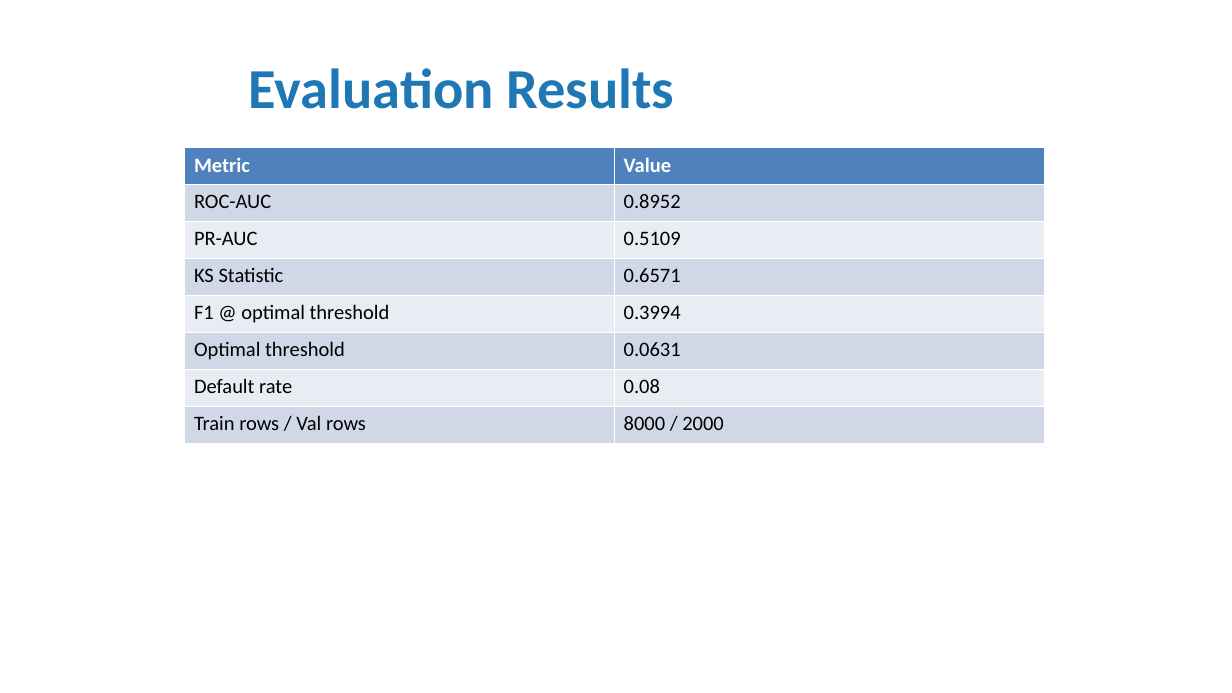
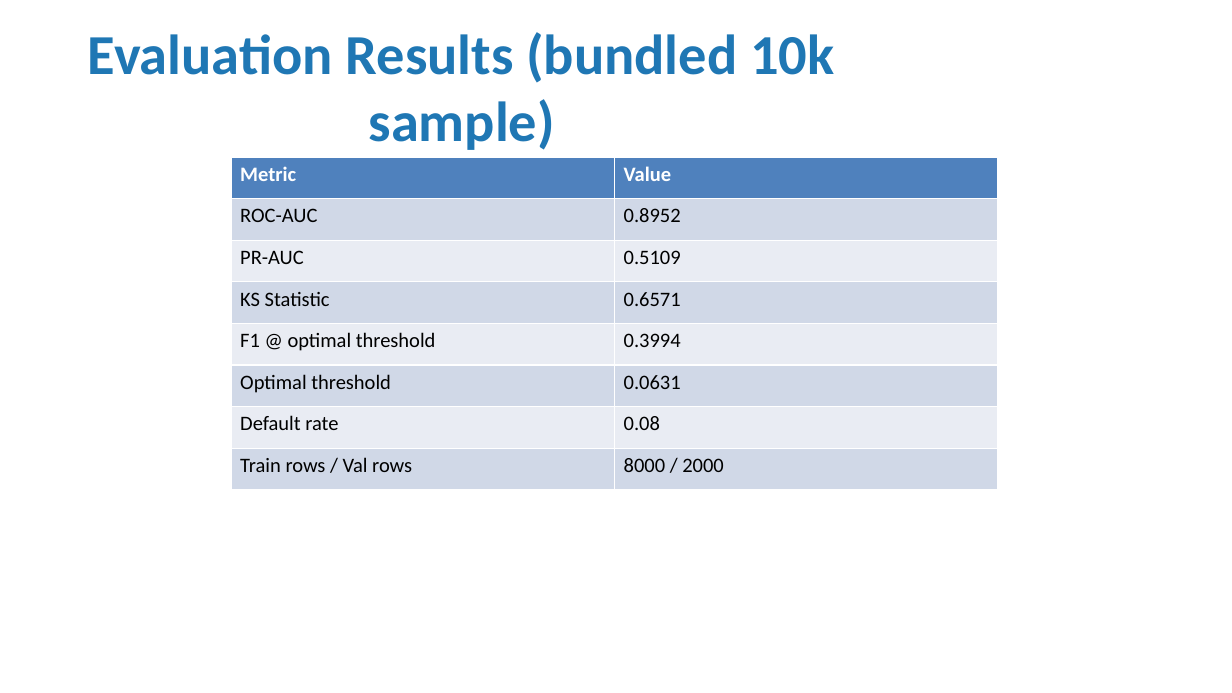
Before and after one commit to ashwani-dhayal/credit-risk-platform, a slide deck: slide 16 of documents/presentation.pptx (slide 13 before the commit). Drawn at 1232x693 pixels with LibreOffice and Linux fonts; fonts in the diff are those of the drawing. Boxes give left, top, right and bottom in pixels: in the first picture for what was removed or moved away, otherwise in the second. Text is boxed around its words. In the diff, an @@ line names an element or a change of style, - is before the commit and + after.

```diff
--- a/documents/presentation.pptx
+++ b/documents/presentation.pptx
@@ title at (88,32,834,150): text changed @@
-Evaluation Results
+Evaluation Results (bundled 10k sample)
@@ table: place and size @@
-table at (185,148,1044,444)
+table at (231,157,998,490)
```
Also in this commit, not shown: 8 other slides changed, 10 slides added, 6 slides removed, 11 other files.
